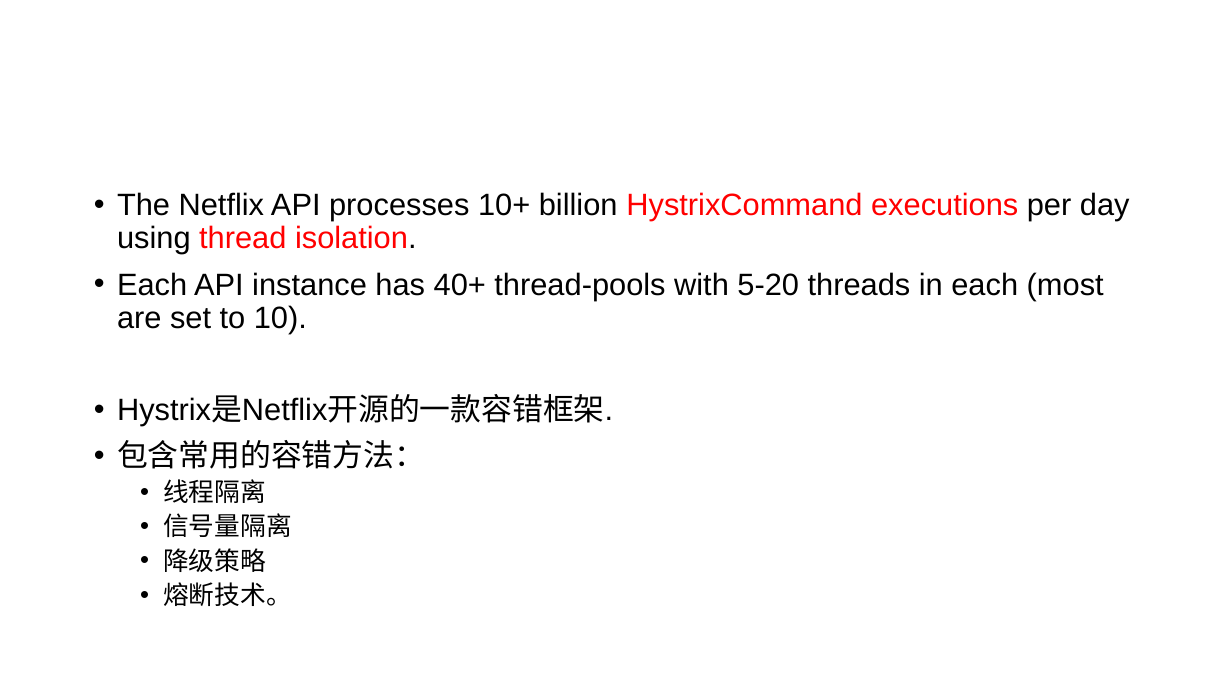
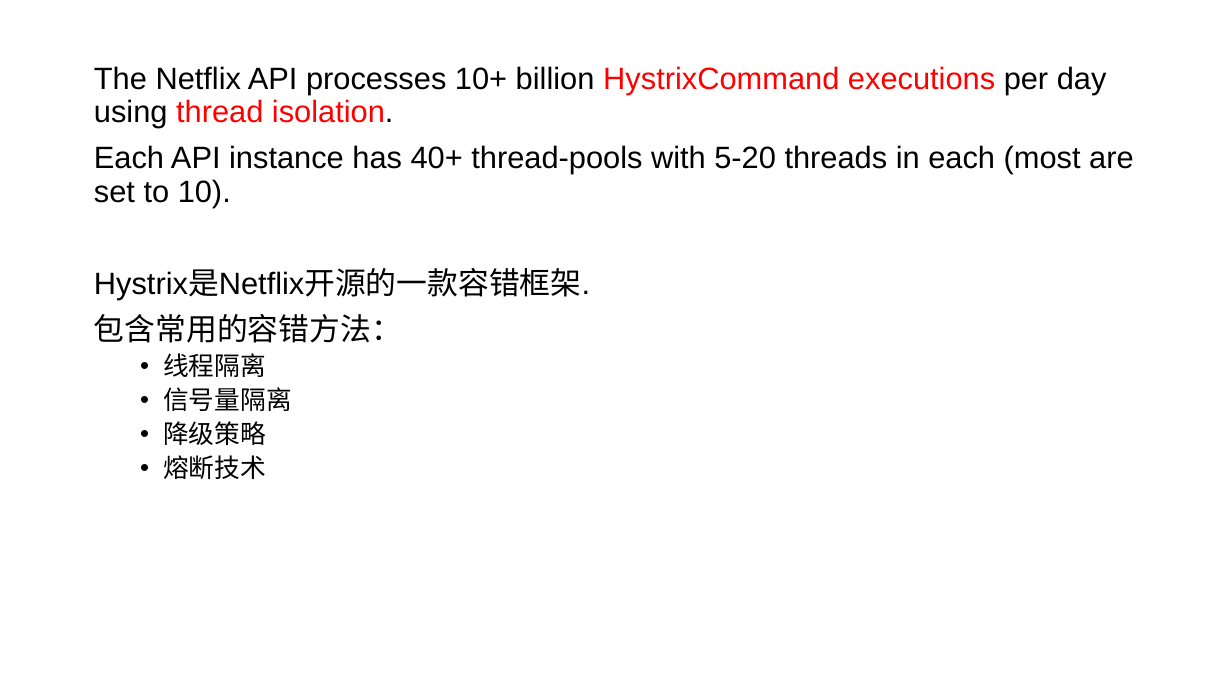
Before and after one commit to zy475459736/progress, a slide deck: slide 1 of springboot/hystrix/hystrix.pptx. Drawn at 1232x693 pixels with LibreOffice and Linux fonts; fonts in the diff are those of the drawing. Boxes give left, top, right and bottom in pixels: in the first picture for what was removed or moved away, otherwise in the second. Text is boxed around its words. In the diff, an @@ line names an element or a change of style, - is before the commit and + after.

```diff
--- a/springboot/hystrix/hystrix.pptx
+++ b/springboot/hystrix/hystrix.pptx
@@ text "The Netflix API processes 10+ ...": place and size @@
-text "The Netflix API processes 10+ ..." at bbox=[117, 192, 1130, 606]
+text "The Netflix API processes 10+ ..." at bbox=[94, 66, 1134, 479]
@@ text at bbox=[94, 66, 1134, 343]: bullet • to none @@
@@ text at bbox=[163, 455, 266, 479]: text changed @@
-  • 熔断技术。
+  • 熔断技术
```
Also in this commit, not shown: 10 other slides changed, 15 slides added, 1 slide removed.
